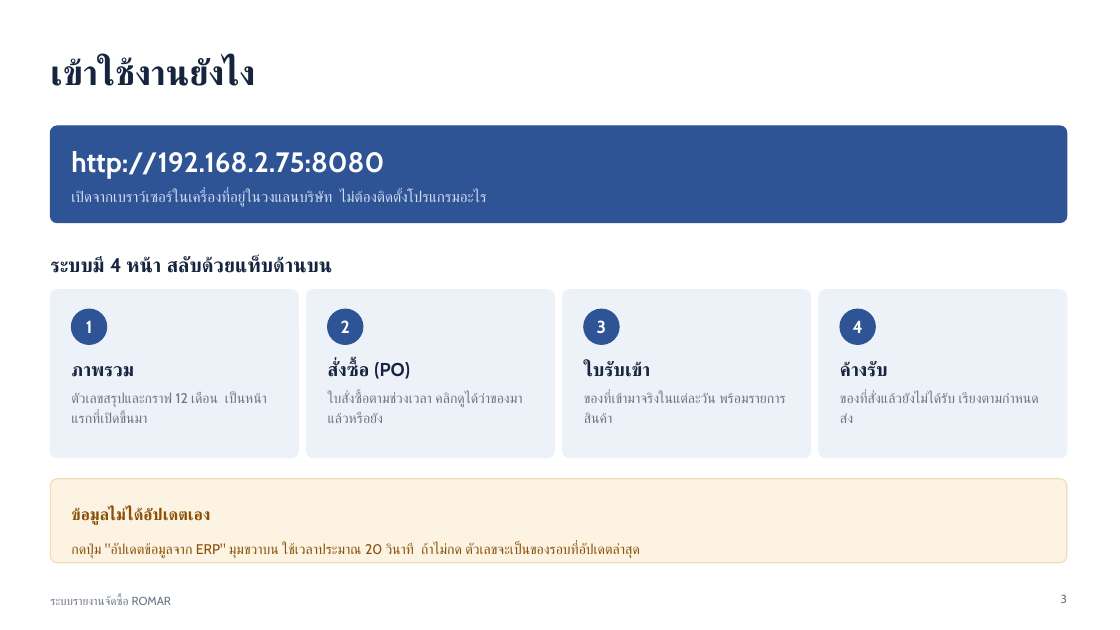
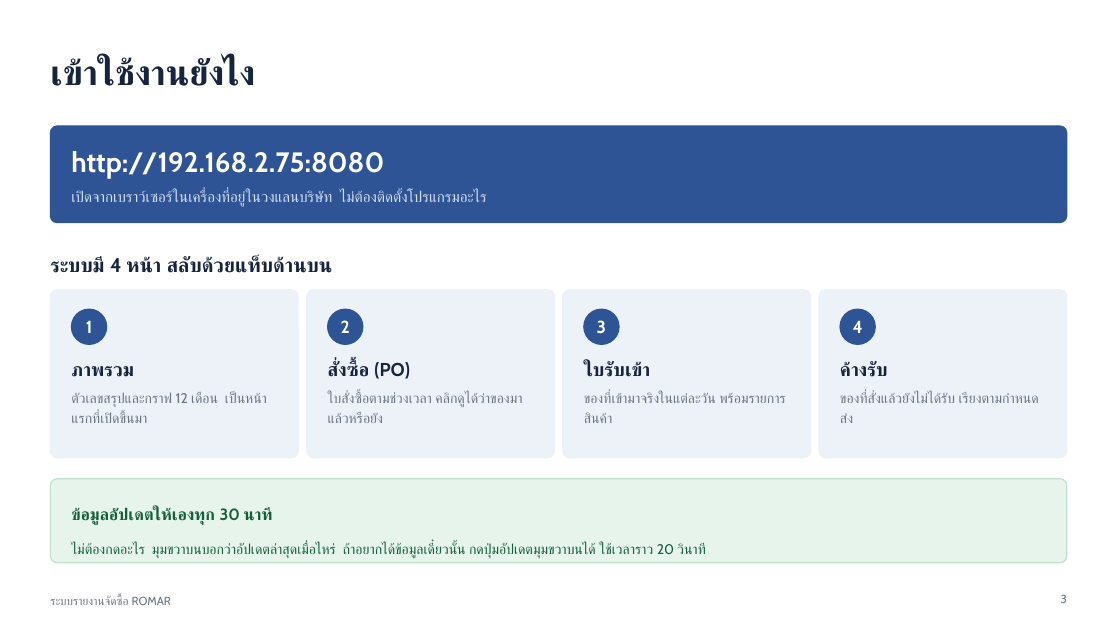
Before and after one commit to l3arracuda/RomarPurPOPR, a slide deck: slide 3 of docs/คู่มือการใช้งาน-ระบบรายงานจัดซื้อ.pptx. Drawn at 1120x630 pixels with LibreOffice and Linux fonts; fonts in the diff are those of the drawing. Boxes give left, top, right and bottom in pixels: in the first picture for what was removed or moved away, otherwise in the second. Text is boxed around its words. In the diff, an @@ line names an element or a change of style, - is before the commit and + after.

```diff
--- a/docs/คู่มือการใช้งาน-ระบบรายงานจัดซื้อ.pptx
+++ b/docs/คู่มือการใช้งาน-ระบบรายงานจัดซื้อ.pptx
@@ rounded rectangle at (x1=50, y1=479, x2=1067, y2=563): fill #FDF3E2 to #E7F4EC; outline #F0DCB8 1 pt to #BEE0CC 1 pt @@
@@ text at (x1=71, y1=508, x2=272, y2=525): text changed; text colour #8A5008 to #14603A @@
-ข้อมูลไม่ได้อัปเดตเอง
+ข้อมูลอัปเดตให้เองทุก 30 นาที
@@ text at (x1=71, y1=542, x2=705, y2=558): text changed; text colour #8A5008 to #14603A @@
-กดปุ่ม "อัปเดตข้อมูลจาก ERP" มุมขวาบน ใช้เวลาประมาณ 20 วินาที ถ้าไม่กด ตัวเลขจะเป็นของรอบที่อัปเดตล่าสุด
+ไม่ต้องกดอะไร มุมขวาบนบอกว่าอัปเดตล่าสุดเมื่อไหร่ ถ้าอยากได้ข้อมูลเดี๋ยวนั้น กดปุ่มอัปเดตมุมขวาบนได้ ใช้เวลาราว 20 วินาที
```
Also in this commit, not shown: 2 other slides changed, 1 other file.
